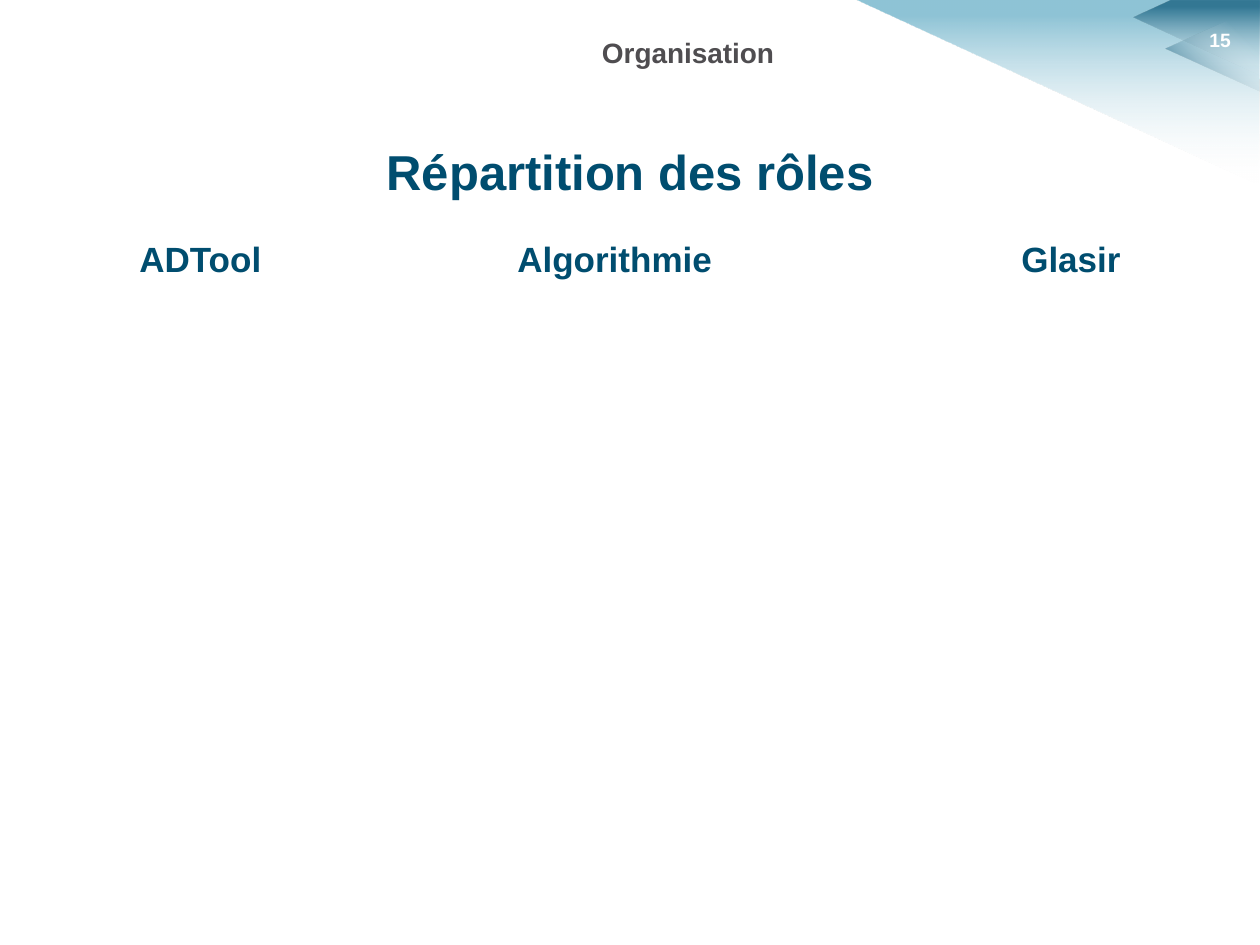
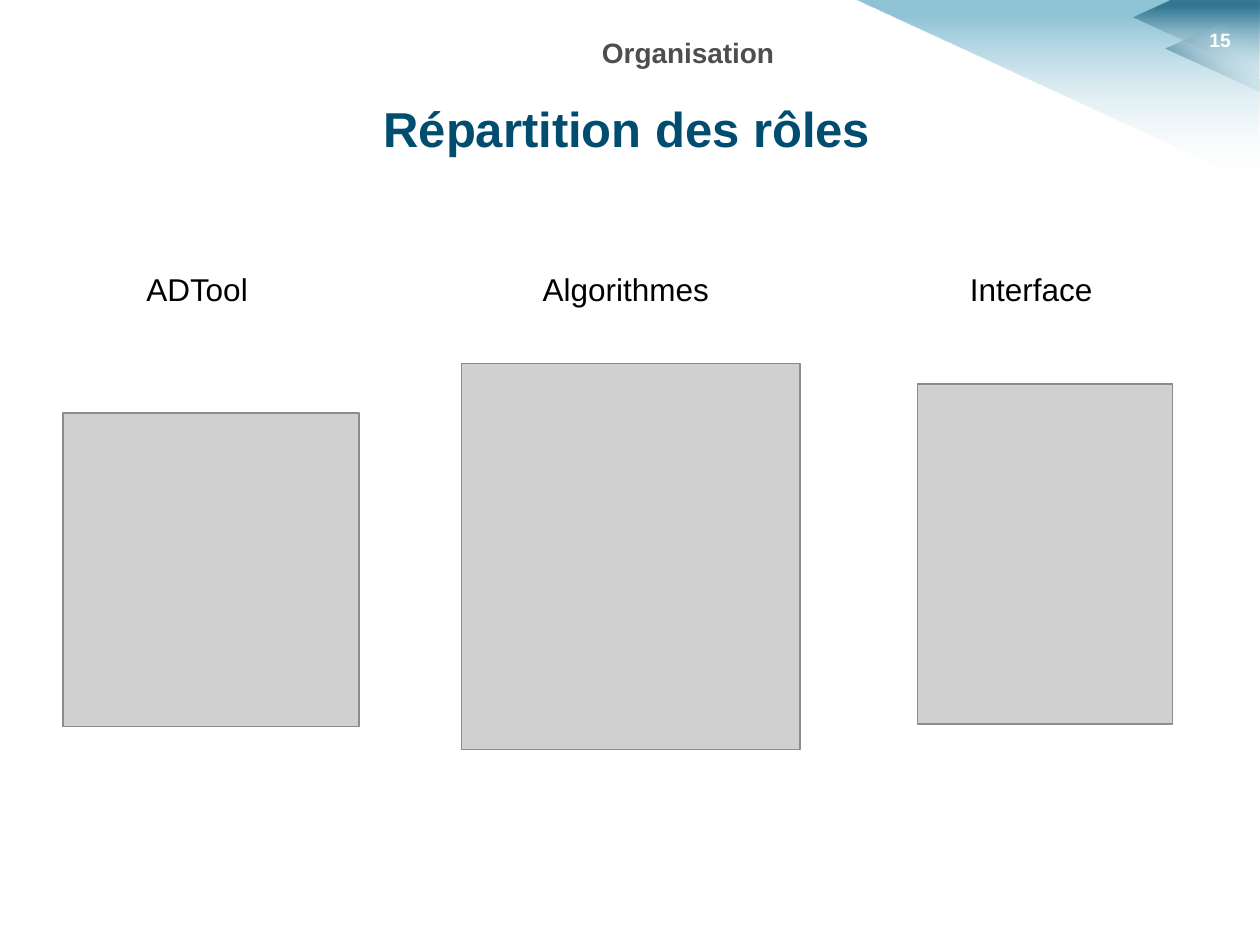
Before and after one commit to HKervadec/korrigolo, a slide deck: slide 15 of soutenances/planification/soutenance_planification.pptx. Drawn at 1260x945 pixels with LibreOffice and Linux fonts; fonts in the diff are those of the drawing; grey boxes stand for pictures; background and template pictures are left out. Boxes give left, top, right and bottom in pixels: in the first picture for what was removed or moved away, otherwise in the second. Text is boxed around its words. In the diff, an @@ line names an element or a change of style, - is before the commit and + after.

```diff
--- a/soutenances/planification/soutenance_planification.pptx
+++ b/soutenances/planification/soutenance_planification.pptx
@@ text "Répartition des rôles": place and size @@
-text "Répartition des rôles" at [139, 153, 1120, 279]
+text "Répartition des rôles" at [384, 110, 870, 157]
@@ text at [139, 246, 1120, 279]: paragraph removed @@
-ADTool Algorithmie Glasir
@@ text added at [146, 278, 247, 302], 18 pt, text #000000 @@
+ADTool
@@ text added at [543, 278, 709, 307], 18 pt, text #000000 @@
+Algorithmes
@@ text added at [970, 278, 1092, 302], 18 pt, text #000000 @@
+Interface
@@ picture added at [461, 363, 800, 748] @@
@@ picture added at [917, 384, 1172, 724] @@
@@ picture added at [63, 413, 359, 727] @@
```
Also in this commit, not shown: 9 other slides changed, 5 slides added, 5 slides removed.
